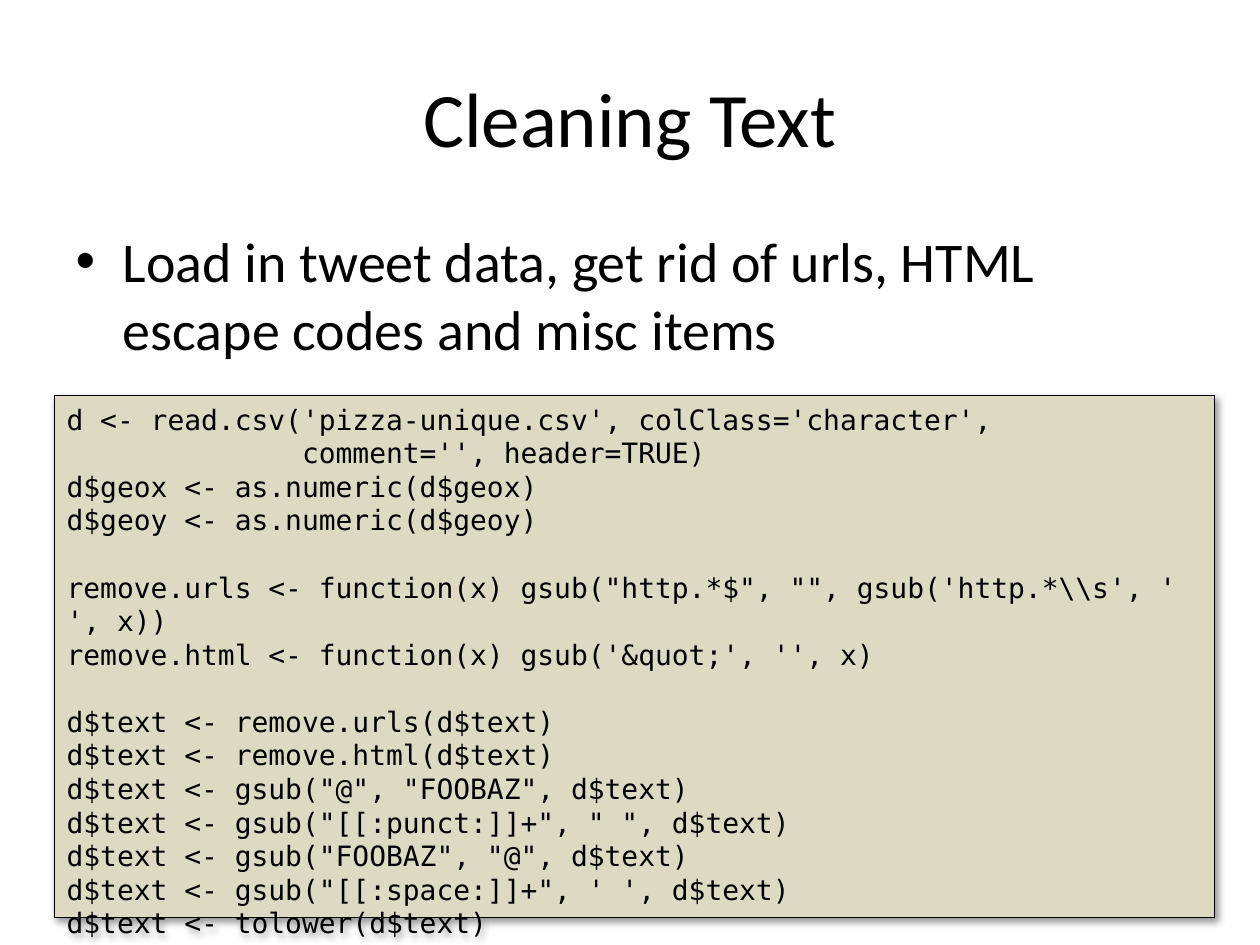
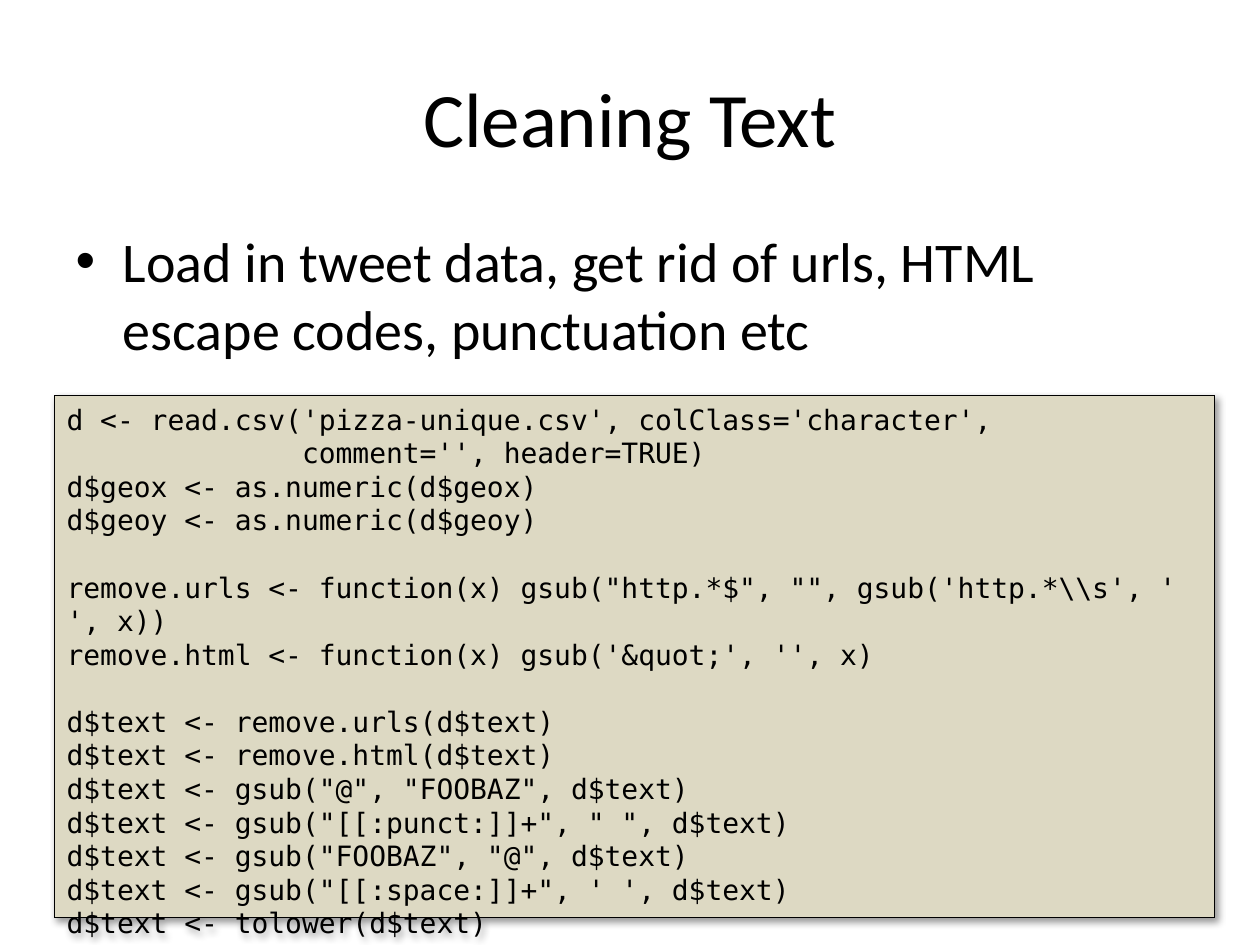
Before and after one commit to rajarshi/ctrug-tweet, a slide deck: slide 4 of ctrug.pptx. Drawn at 1260x945 pixels with LibreOffice and Linux fonts; fonts in the diff are those of the drawing. Boxes give left, top, right and bottom in pixels: in the first picture for what was removed or moved away, otherwise in the second. Text is boxed around its words. In the diff, an @@ line names an element or a change of style, - is before the commit and + after.

```diff
--- a/ctrug.pptx
+++ b/ctrug.pptx
@@ text at box(123, 243, 1035, 359): text changed @@
-• Load in tweet data, get rid of urls, HTML escape codes and misc items
+• Load in tweet data, get rid of urls, HTML escape codes, punctuation etc
```
Also in this commit, not shown: 3 other slides changed, 2 slides added, 1 other file.
